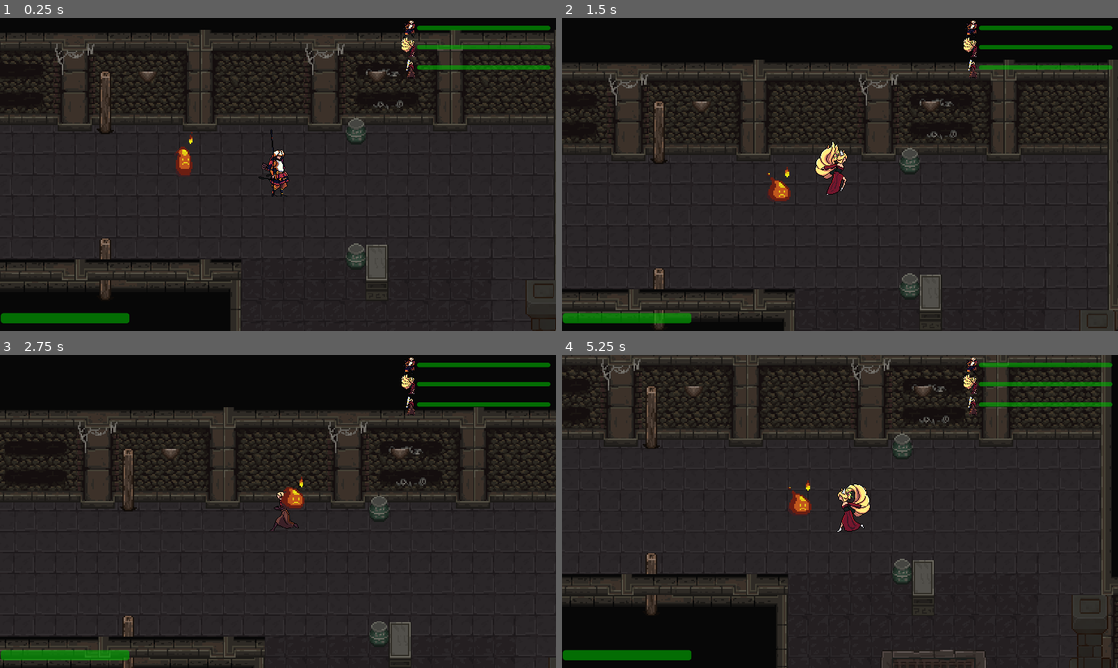
Above: before the commit, frames 1-4 (two rows, left to right).
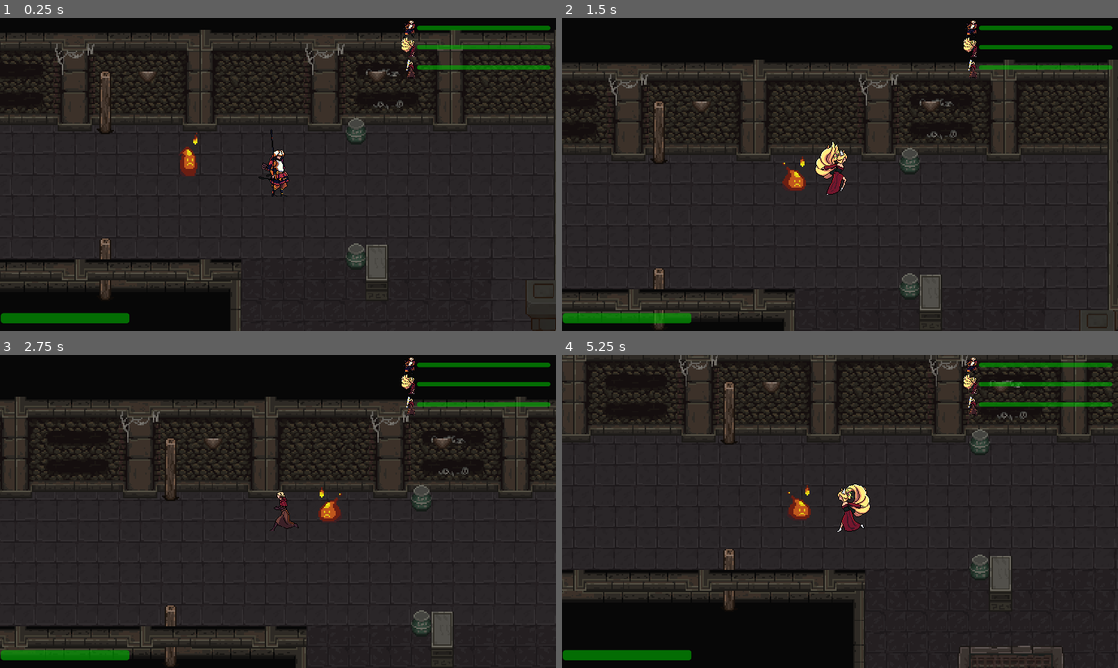
Above: after the commit, the same moments.

Repository: AugustanaCSC380January2024/final-game-jeager
Game: Godot game, scene res://scenes/levels/level_2.tscn
The game is run twice, just before and just after one commit, with the same random seed, the same clock (stepped at 60 frames per second) and the same inputs. This scene is started directly instead of the project's main scene.
Inputs:
- Up to frame 1 (0.25 s): no input
- Up to frame 2 (1.5 s): hold W (move up) from 0.53 s (still down); tap 1 (character 1 selected) at 0.6 s; tap 2 (character 2 selected) at 1.35 s
- Up to frame 3 (2.75 s): release W (move up) at 2.03 s; hold A (move left) from 2.03 s (still down); tap 3 (character 3 selected) at 2.1 s
- Up to frame 4 (5.25 s): tap one key every 0.75 s from 2.85 s: Space (normal attack) E (ultimate) 1 (character 1 selected) 2 (character 2 selected); release A (move left) at 3.53 s; hold S (move down) 3.53-4.28 s; hold D (move right) 4.28-5.03 s; hold W (move up) from 5.03 s (still down)

The runs differ from the first frame. In frame 1, 0.3% of the frame differs, in the area x 31-36%, y 36-51%; in frame 2, 0.4%; in frame 3, 18%, in the area x 0-100%, y 13-100%; in frame 4, 18%.

Commit message:
working on enemy absorb particles but commit to pull some changes by drishtant

Diff:
--- a/project.godot
+++ b/project.godot
@@ -81,3 +81,5 @@
 
 2d_physics/layer_1="player"
 2d_physics/layer_2="enemy"
+2d_physics/layer_3="world"
+2d_physics/layer_5="companion"
--- /dev/null
+++ b/scenes/absorb_particles.tscn
@@ -0,0 +1,29 @@
+[gd_scene load_steps=4 format=3 uid="uid://bel8lgbosyecy"]
+
+[ext_resource type="Script" path="res://scripts/absorb_particles.gd" id="1_hyvly"]
+
+[sub_resource type="ParticleProcessMaterial" id="ParticleProcessMaterial_q65iv"]
+particle_flag_disable_z = true
+spread = 51.428
+flatness = 0.216
+initial_velocity_min = -200.0
+initial_velocity_max = -100.0
+gravity = Vector3(0, 150, 0)
+scale_min = 7.0
+scale_max = 10.0
+
+[sub_resource type="CircleShape2D" id="CircleShape2D_eq4w1"]
+
+[node name="absorb_particles" type="CharacterBody2D"]
+script = ExtResource("1_hyvly")
+
+[node name="GPUParticles2D" type="GPUParticles2D" parent="."]
+position = Vector2(2, 1)
+amount = 20
+process_material = SubResource("ParticleProcessMaterial_q65iv")
+lifetime = 0.5
+
+[node name="NavigationAgent2D" type="NavigationAgent2D" parent="."]
+
+[node name="CollisionShape2D" type="CollisionShape2D" parent="."]
+shape = SubResource("CircleShape2D_eq4w1")
--- a/scenes/levels/level_2.tscn
+++ b/scenes/levels/level_2.tscn
@@ -12,6 +12,7 @@
 [ext_resource type="Texture2D" uid="uid://dnrfemhit7nga" path="res://assets/Skins/Player skins/character icon/saber_icon.png" id="6_6ekkf"]
 [ext_resource type="PackedScene" uid="uid://b4wa74x5q2a75" path="res://scenes/other/portal.tscn" id="6_iqb0h"]
 [ext_resource type="Texture2D" uid="uid://brocy360o801q" path="res://assets/Skins/Player skins/character icon/miko_icon.png" id="7_13v0c"]
+[ext_resource type="PackedScene" uid="uid://bel8lgbosyecy" path="res://scenes/absorb_particles.tscn" id="7_recnb"]
 [ext_resource type="Texture2D" uid="uid://cxcbeao47io3c" path="res://assets/Skins/Player skins/character icon/hayate_icon.png" id="8_1tv4t"]
 [ext_resource type="PackedScene" uid="uid://cbbnm3cctu4sp" path="res://scenes/enemy/normal enemy/skeleton.tscn" id="14_4imw8"]
 [ext_resource type="PackedScene" uid="uid://cmrdhph8qippw" path="res://scenes/players/companion.tscn" id="14_ufn4g"]
@@ -54,6 +55,9 @@
 
 [node name="portal" parent="map_props" instance=ExtResource("6_iqb0h")]
 position = Vector2(2191, -530)
+
+[node name="absorb_particles" parent="map_props" instance=ExtResource("7_recnb")]
+position = Vector2(64, 112)
 
 [node name="CanvasLayer" type="CanvasLayer" parent="."]
 
--- a/scenes/players/companion.tscn
+++ b/scenes/players/companion.tscn
@@ -396,6 +396,7 @@
 [node name="companion" type="CharacterBody2D"]
 texture_filter = 1
 scale = Vector2(2, 2)
+collision_layer = 16
 collision_mask = 6
 script = ExtResource("1_l02b3")
 
--- /dev/null
+++ b/scripts/absorb_particles.gd
@@ -0,0 +1,14 @@
+extends Node2D
+
+var target_position = position
+var speed = 200
+
+@onready var nav_agent = $NavigationAgent2D
+
+func _physics_process(delta):
+	var dir = to_local(nav_agent.get_next_path_position()).normalized()
+	nav_agent.target_position = target_position
+	position = dir * speed
+
+func set_target_position(tar_pos):
+	target_position = tar_pos
--- a/scripts/companion.gd
+++ b/scripts/companion.gd
@@ -1,7 +1,7 @@
 extends CharacterBody2D
 
 @export var player: Player
-@export var speed = 60
+@export var speed = 90
 
 @onready var animated_sprite = $AnimatedSprite2D
 @onready var collision_shape_2d = $CollisionShape2D
@@ -22,3 +22,9 @@
 		move_and_slide()
 	else:
 		animated_sprite.play("idle")
+
+func take_damage():
+	animated_sprite.play("hurt")
+
+func absorb_enemy(death_position):
+	pass
--- a/scripts/levels/level.gd
+++ b/scripts/levels/level.gd
@@ -29,6 +29,7 @@
 	$map_props/column2.Strucked.connect(_on_pillar_strucked)
 	$map_props/column3.Strucked.connect(_on_pillar_strucked)
 	$map_props/column4.Strucked.connect(_on_pillar_strucked)
+	$map_props/absorb_particles.set_target_position(curr_player.global_position)
 
 func _physics_process(delta):
 	if Input.is_action_just_pressed("character 1 selected"):
Not shown: 1 places in scenes/levels/level_2.tscn that only renumber resources
